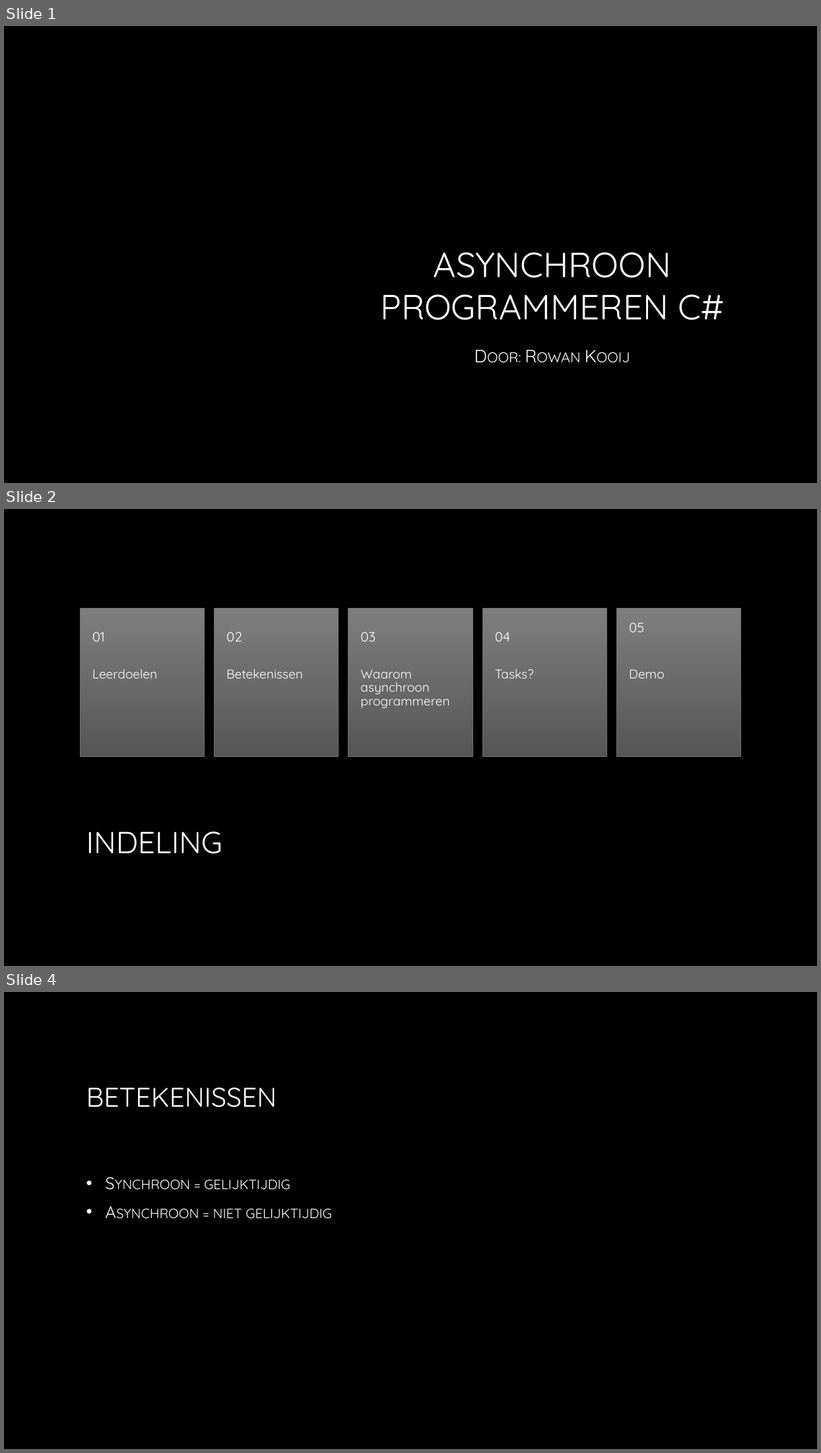
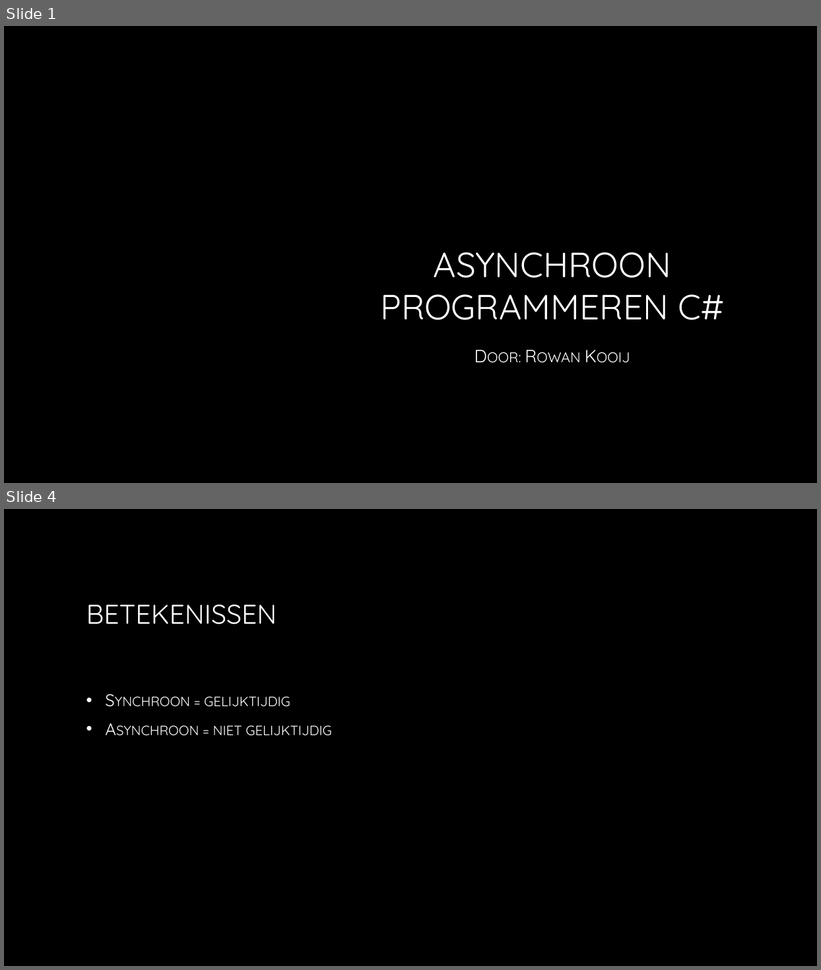
Before and after one commit to MstrShine/AsyncShowcase, a slide deck: Docs/Async showcase.pptx. Shown one above the other, each under a label of ours: slides 1, 2 and 4 before the commit, slides 1 and 4 after it; the slides between them are not shown. The pictures are 821x1453 and 821x970 pixels, drawn with LibreOffice and Linux fonts; fonts in the diff are those of the drawing; background and template pictures are left out. Boxes give left, top, right and bottom in pixels: in the first picture for what was removed or moved away, otherwise in the second. Text is boxed around its words. In the diff, an @@ line names an element or a change of style, - is before the commit and + after.

```diff
--- a/Docs/Async showcase.pptx
+++ b/Docs/Async showcase.pptx
@@ slide 2 removed at [4, 509, 817, 966], background picture (left out) @@
@@ group removed at [81, 608, 741, 757]: 10 texts, 5 rectangles @@
-Leerdoelen
-01
-Betekenissen
-02
-Waarom asynchroon programmeren
-03
-Tasks?
-04
-Demo
-05
@@ title removed at [86, 832, 223, 854] @@
-INDELING
```
Also in this commit, not shown: 1 slide changed, 8 slides added, 1 other slide removed.
